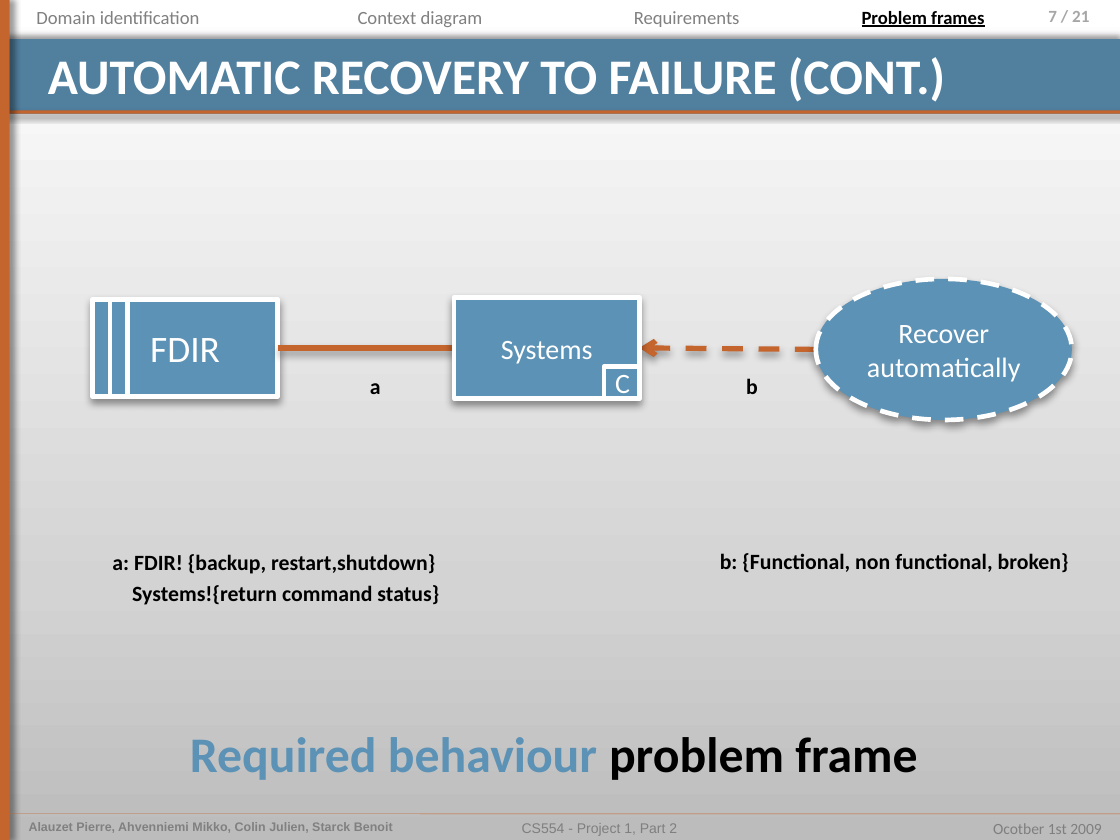
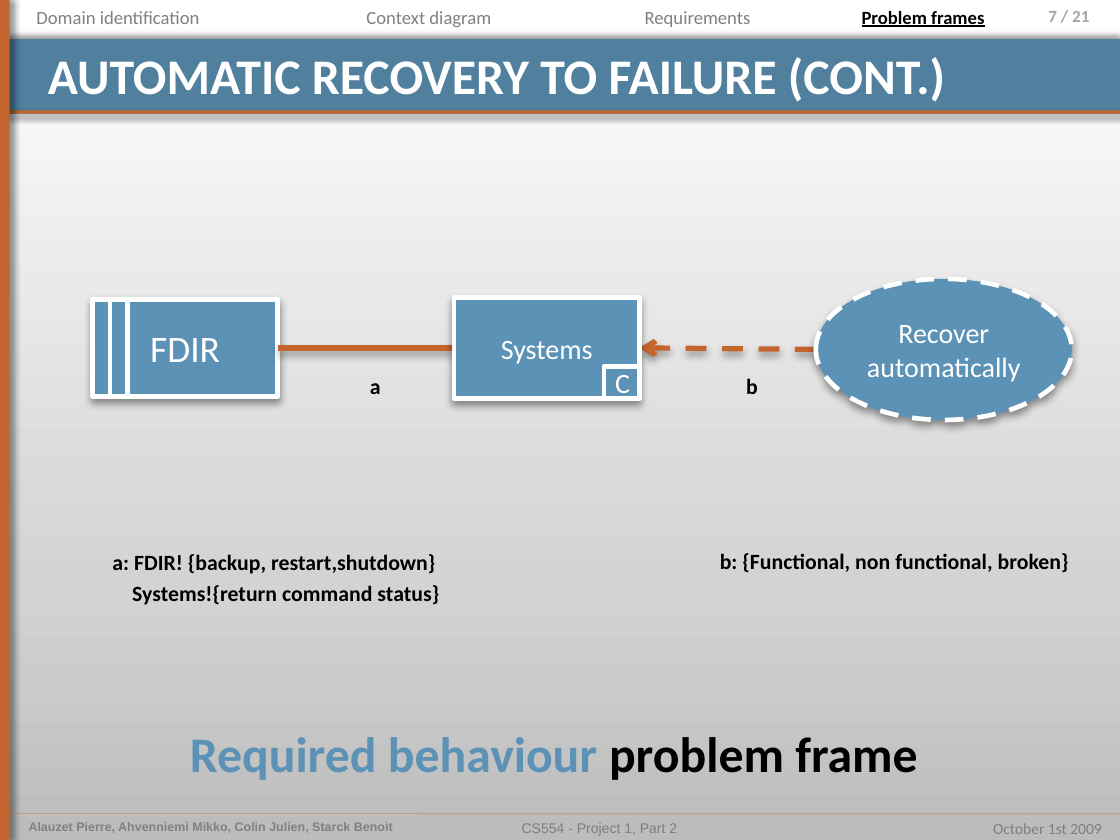
Before and after one commit to pierrealauzet/euroteam, a slide deck: slide 7 of Project 1/Part 2/CS554_EuroTeam_Problem_Frames.pptx. Drawn at 1120x840 pixels with LibreOffice and Linux fonts; fonts in the diff are those of the drawing. Boxes give left, top, right and bottom in pixels: in the first picture for what was removed or moved away, otherwise in the second. Text is boxed around its words. In the diff, an @@ line names an element or a change of style, - is before the commit and + after.

```diff
--- a/Project 1/Part 2/CS554_EuroTeam_Problem_Frames.pptx
+++ b/Project 1/Part 2/CS554_EuroTeam_Problem_Frames.pptx
@@ text "Context diagram": place and size @@
-text "Context diagram" at [358,11,483,27]
+text "Context diagram" at [366,11,491,27]
@@ text "Requirements": place and size @@
-text "Requirements" at [634,11,740,27]
+text "Requirements" at [645,11,751,27]
@@ text at [993,823,1101,834]: text changed @@
-Ocotber 1st 2009
+October 1st 2009
```
Also in this commit, not shown: 16 other slides changed, 2 slides added, 1 slide removed, 3 other files.
